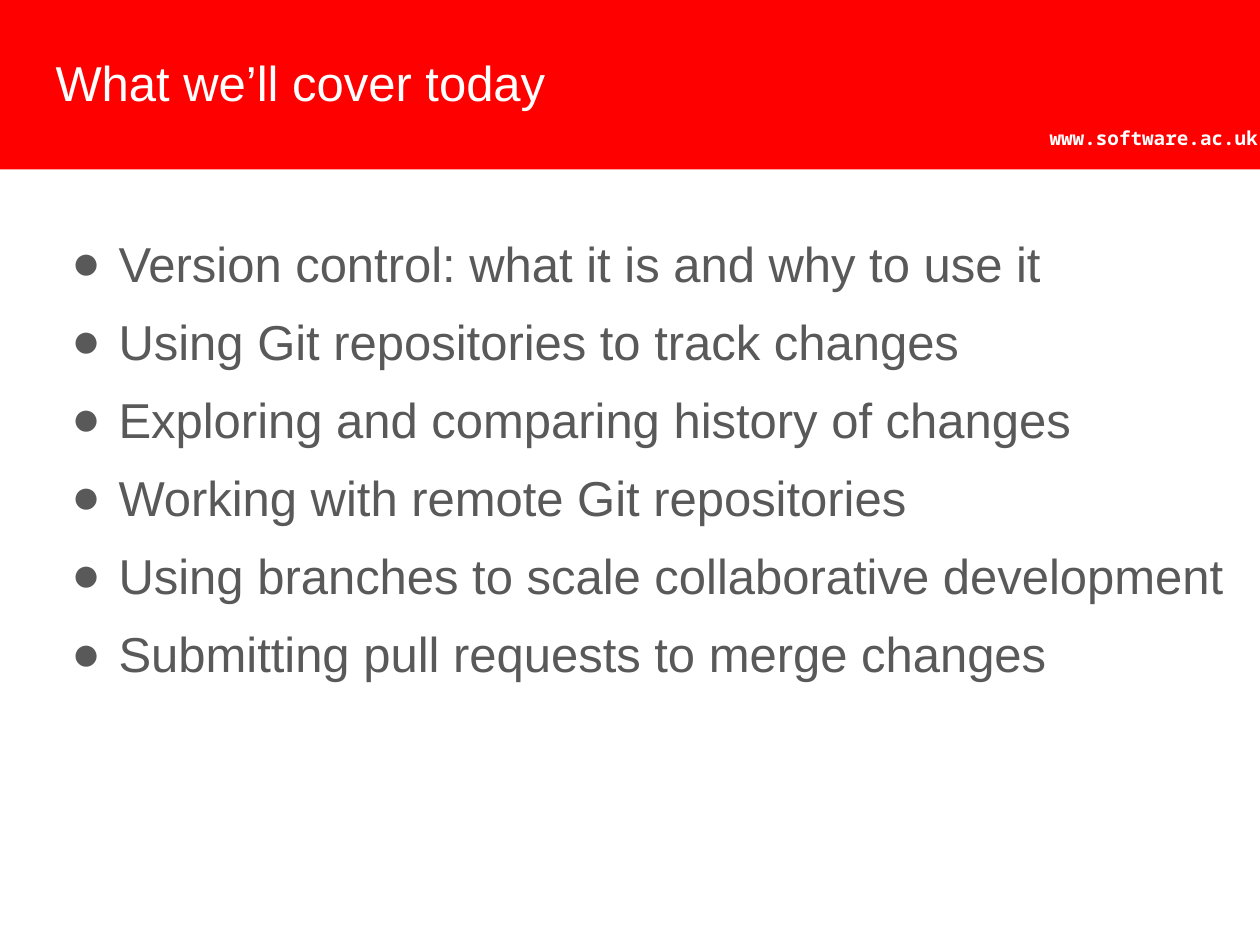
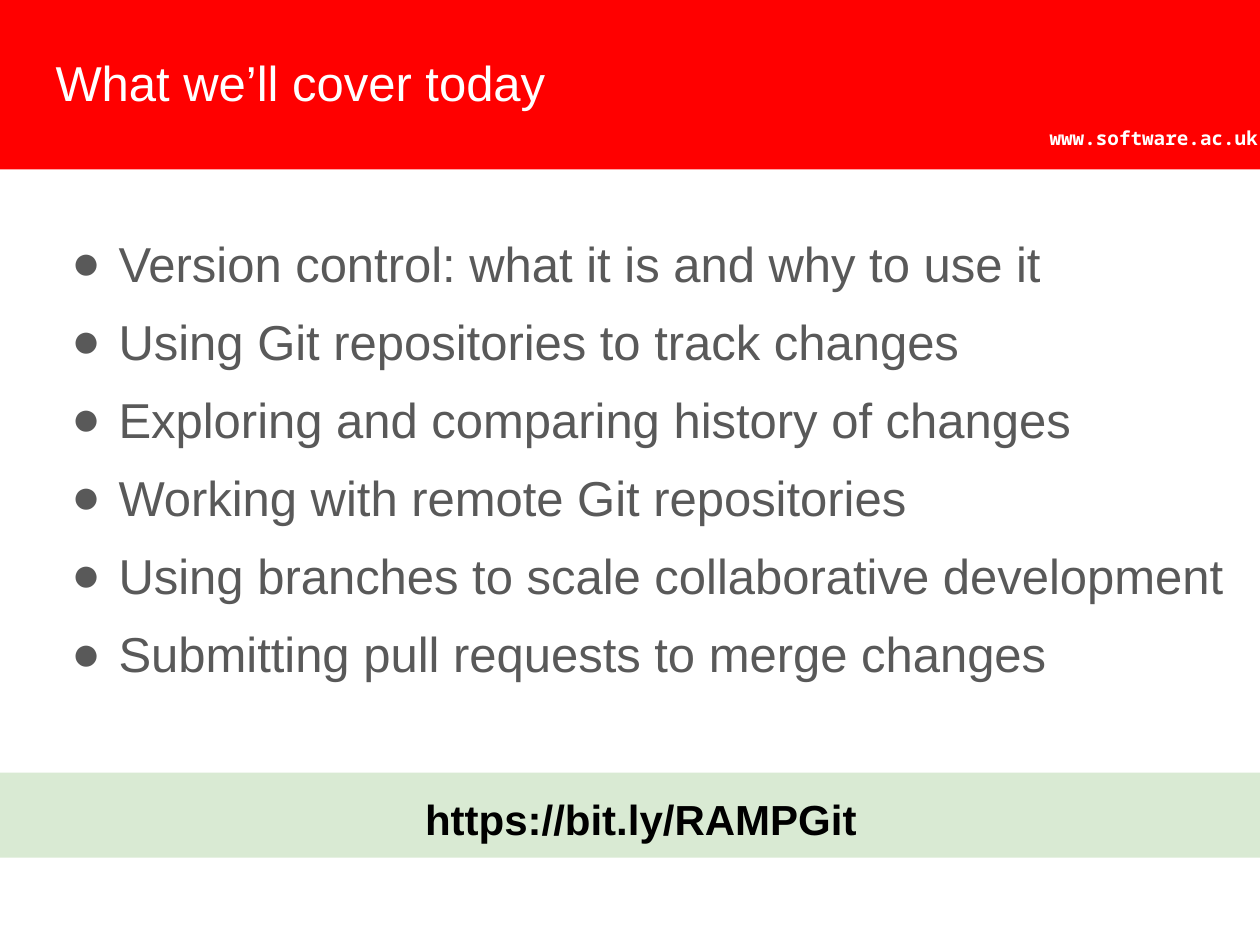
Before and after one commit to softwaresaved/2020-04-30-ramp-swc, a slide deck: slide 3 of welcome/welcome.pptx (slide 2 before the commit). Drawn at 1260x945 pixels with LibreOffice and Linux fonts; fonts in the diff are those of the drawing; background and template pictures are left out. Boxes give left, top, right and bottom in pixels: in the first picture for what was removed or moved away, otherwise in the second. Text is boxed around its words. In the diff, an @@ line names an element or a change of style, - is before the commit and + after.

```diff
--- a/welcome/welcome.pptx
+++ b/welcome/welcome.pptx
@@ rectangle added at <box>0,772,1260,857</box>, fill #D9EAD3, 24 pt, text #000000, bold @@
+https://bit.ly/RAMPGit
```
Also in this commit, not shown: 2 other slides changed, 1 other file.
